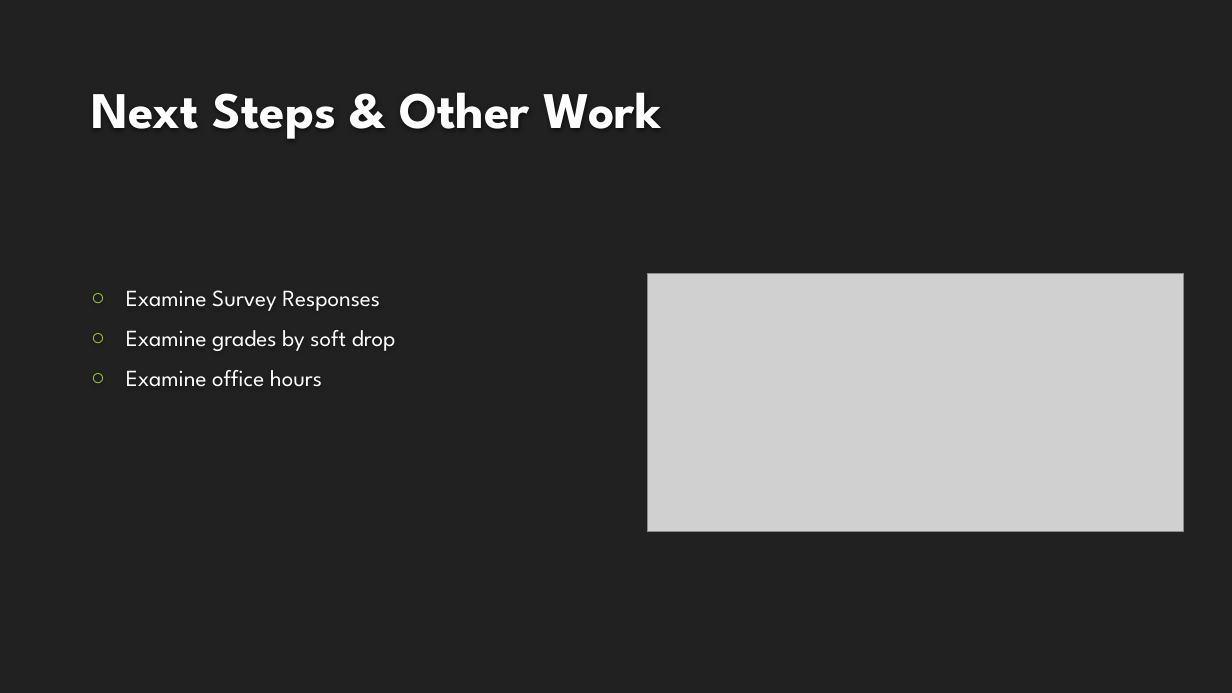
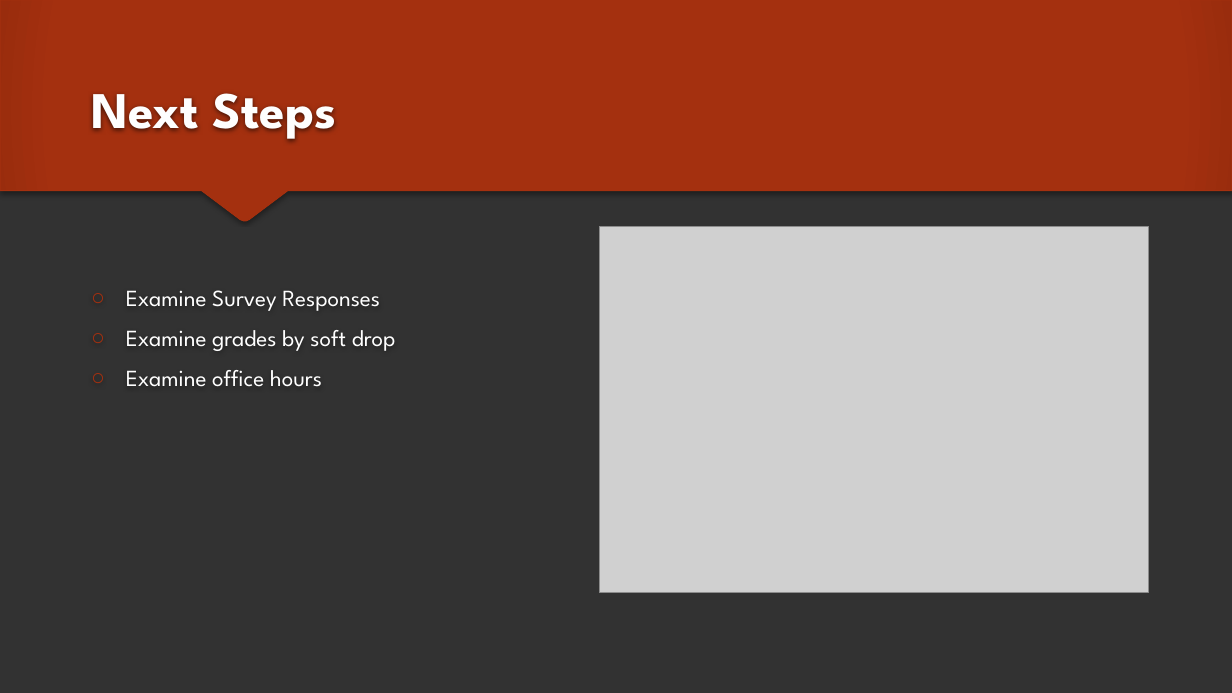
Before and after one commit to adamAbram/reu, a slide deck: slide 6 of CSC216 Comparison.pptx. Drawn at 1232x693 pixels with LibreOffice and Linux fonts; fonts in the diff are those of the drawing; grey boxes stand for pictures; background and template pictures are left out. Boxes give left, top, right and bottom in pixels: in the first picture for what was removed or moved away, otherwise in the second. Text is boxed around its words. In the diff, an @@ line names an element or a change of style, - is before the commit and + after.

```diff
--- a/CSC216 Comparison.pptx
+++ b/CSC216 Comparison.pptx
@@ background #212121 to #323232 @@
@@ freeform shape added at [0, 0, 1232, 221], fill gradient #A5300F to #9A2D0E, outline #A5300F 0.79 pt @@
@@ title at [91, 93, 337, 142]: text changed @@
-Next Steps & Other Work
+Next Steps
@@ picture: place and size @@
-picture at [648, 274, 1184, 531]
+picture at [599, 226, 1149, 592]
@@ text "Examine Survey Responses" at [126, 290, 396, 387]: bullet colour #9ECD33 to #A5300F @@
```
Also in this commit, not shown: 4 other slides changed, 1 slide added, 2 slides removed, 2 other files.
